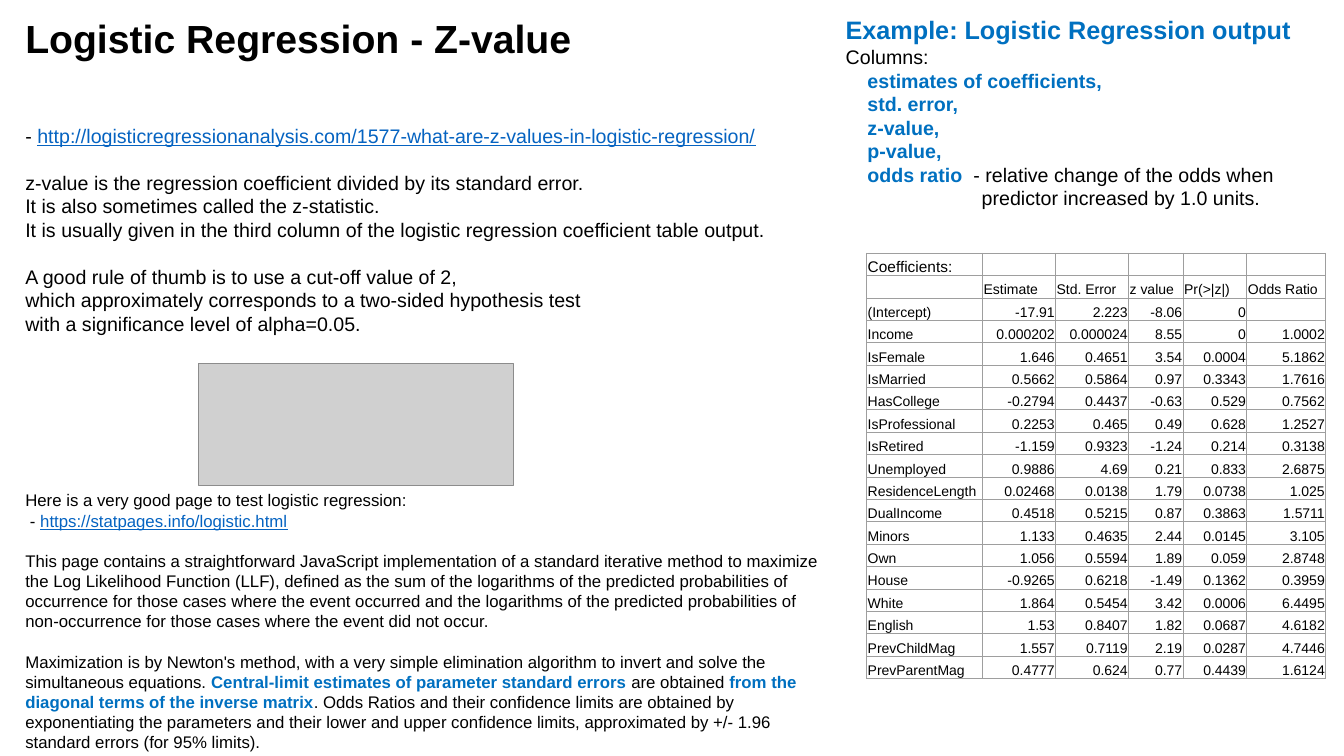
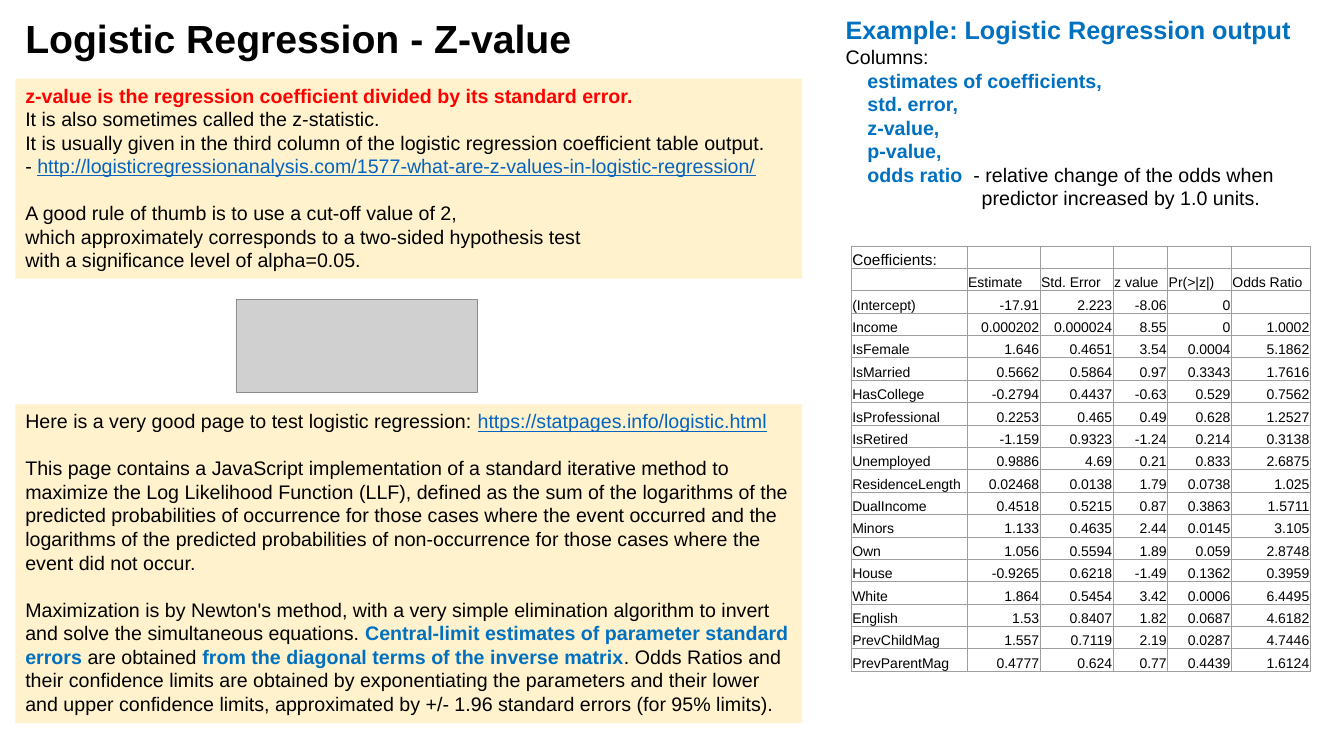
Before and after one commit to lselector/statistics, a slide deck: slide 7 of statistics_06_logistic_regression.pptx (slide 5 before the commit). Drawn at 1344x756 pixels with LibreOffice and Linux fonts; fonts in the diff are those of the drawing; grey boxes stand for pictures. Boxes give left, top, right and bottom in pixels: in the first picture for what was removed or moved away, otherwise in the second. Text is boxed around its words. In the diff, an @@ line names an element or a change of style, - is before the commit and + after.

```diff
--- a/statistics_06_logistic_regression.pptx
+++ b/statistics_06_logistic_regression.pptx
@@ rectangle "z-value is the regression coefficient ..." at <box>15,79,802,279</box>: fill none to #FFF2CC @@
@@ rectangle "z-value is the regression coefficient ...": place and size @@
-rectangle "z-value is the regression coefficient ..." at <box>25,128,764,335</box>
+rectangle "z-value is the regression coefficient ..." at <box>15,79,802,279</box>
@@ text in rectangle at <box>25,88,632,107</box>: text colour #000000 to #FF0000, bold on in "z-value is the regression coefficient divided by ..." @@
@@ text in rectangle at <box>37,128,755,147</box>: paragraph removed @@
-- http://logisticregressionanalysis.com/1577-what-are-z-values-in-logistic-regression/
@@ text in rectangle at <box>37,158,755,177</box>: paragraph added @@
+- http://logisticregressionanalysis.com/1577-what-are-z-values-in-logistic-regression/
@@ table: place and size @@
-table at <box>867,253,1325,683</box>
+table at <box>851,246,1309,676</box>
@@ picture added at <box>237,299,478,392</box> @@
@@ picture removed at <box>199,364,513,486</box> @@
@@ rectangle "Here is a very good ...": place and size @@
-rectangle "Here is a very good ..." at <box>25,494,818,752</box>
+rectangle "Here is a very good ..." at <box>15,404,802,723</box>
@@ rectangle "Here is a very good ..." at <box>15,404,802,723</box>: fill none to #FFF2CC @@
@@ text in rectangle at <box>25,413,787,571</box>: text changed; size 12 to 14 pt @@
-Here is a very good page to test logistic regression:
-- https://statpages.info/logistic.html
-This page contains a straightforward JavaScript implementation of a standard iterative method to maximize the Log Likelihood Function (LLF), defined as the sum of the logarithms of the predicted probabilities of occurrence for those cases where the event occurred and the logarithms of the predicted probabilities of non-occurrence for those cases where the event did not occur.
+Here is a very good page to test logistic regression: https://statpages.info/logistic.html
+This page contains a JavaScript implementation of a standard iterative method to maximize the Log Likelihood Function (LLF), defined as the sum of the logarithms of the predicted probabilities of occurrence for those cases where the event occurred and the logarithms of the predicted probabilities of non-occurrence for those cases where the event did not occur.
@@ text in rectangle at <box>25,602,788,715</box>: size 12 to 14 pt in "Maximization is by Newton's method, with a ..." @@
```
Also in this commit, not shown: 7 other slides changed, 1 slide added.
